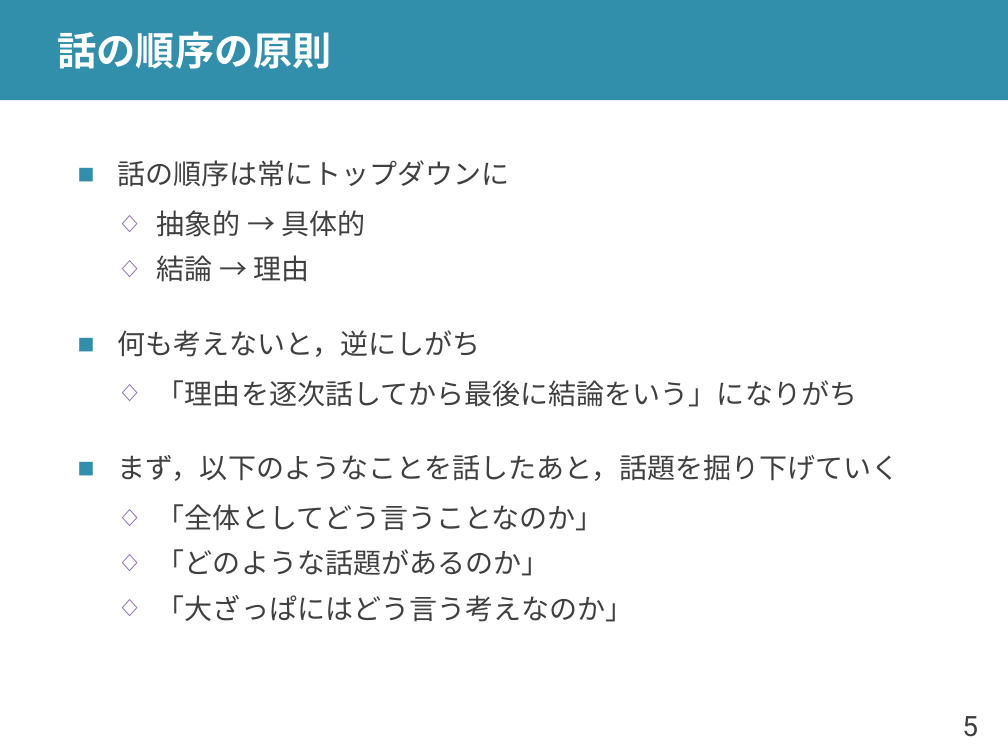
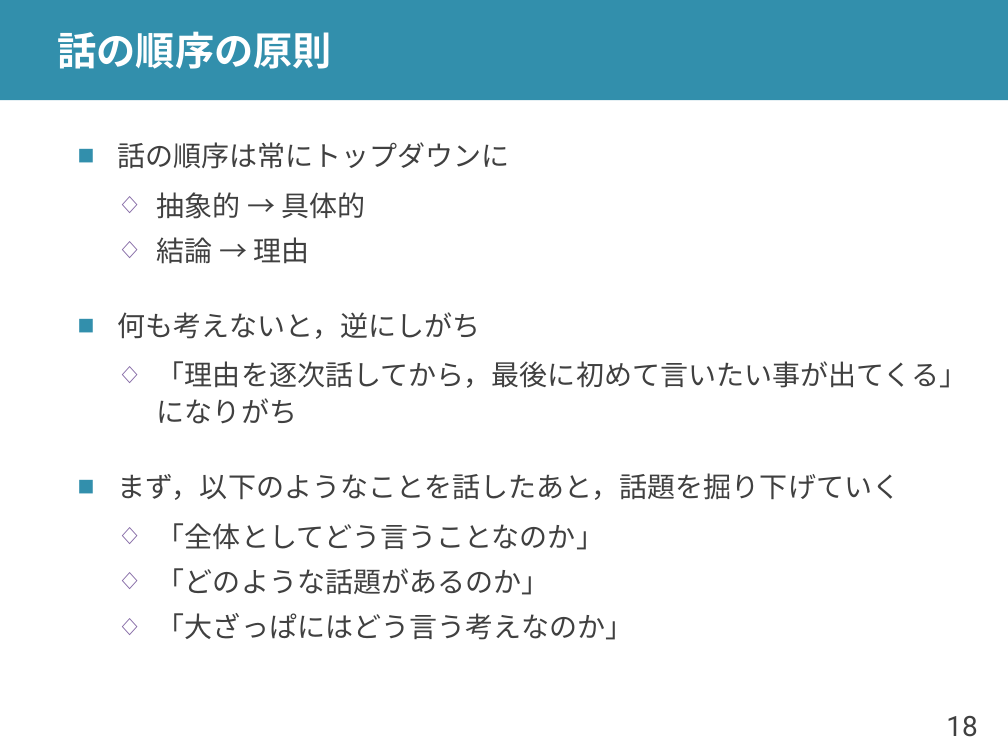
Before and after one commit to shioya-lab/how-to, a slide deck: slide 18 of slide.pptx (slide 5 before the commit). Drawn at 1008x756 pixels with LibreOffice and Linux fonts; fonts in the diff are those of the drawing. Boxes give left, top, right and bottom in pixels: in the first picture for what was removed or moved away, otherwise in the second. Text is boxed around its words. In the diff, an @@ line names an element or a change of style, - is before the commit and + after.

```diff
--- a/slide.pptx
+++ b/slide.pptx
@@ text at (157, 361, 967, 424): text changed @@
-  ◇ 「理由を逐次話してから最後に結論をいう」になりがち
+  ◇ 「理由を逐次話してから，最後に初めて言いたい事が出てくる」になりがち
@@ page number at (946, 716, 977, 737): text changed @@
-5
+18
```
Also in this commit, not shown: 12 other slides changed, 6 slides added, 1 other file.
